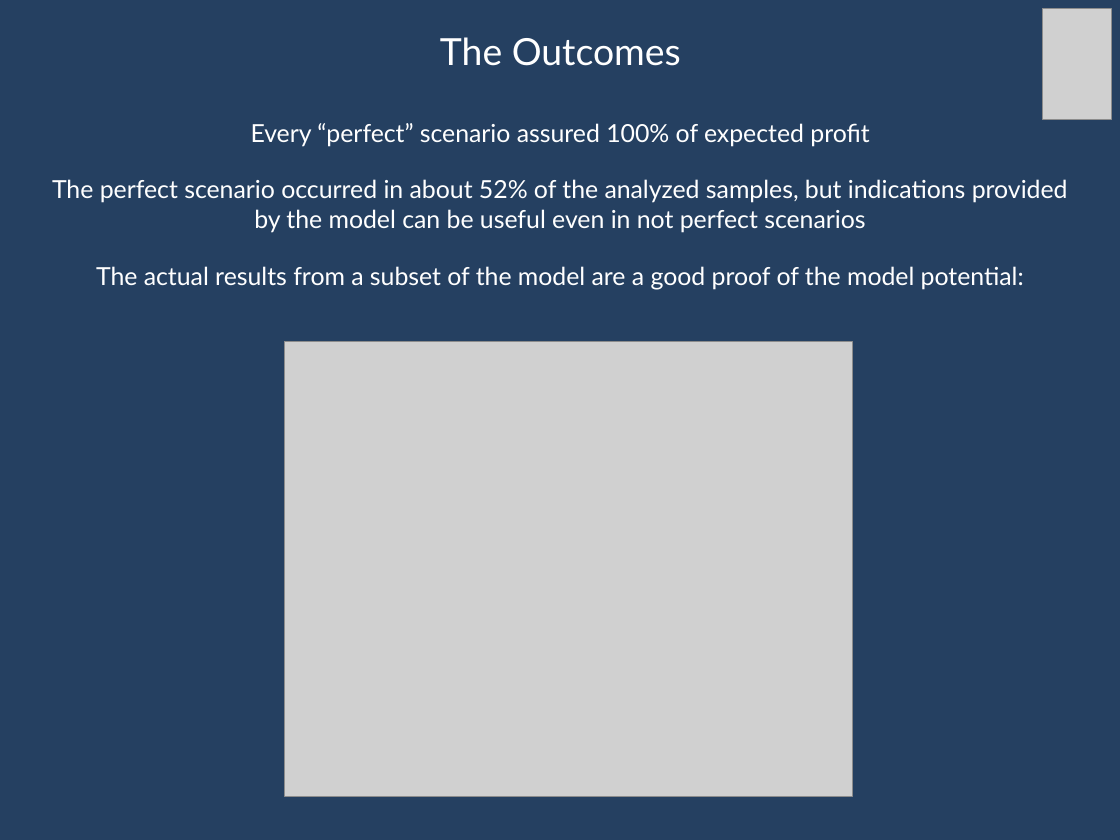
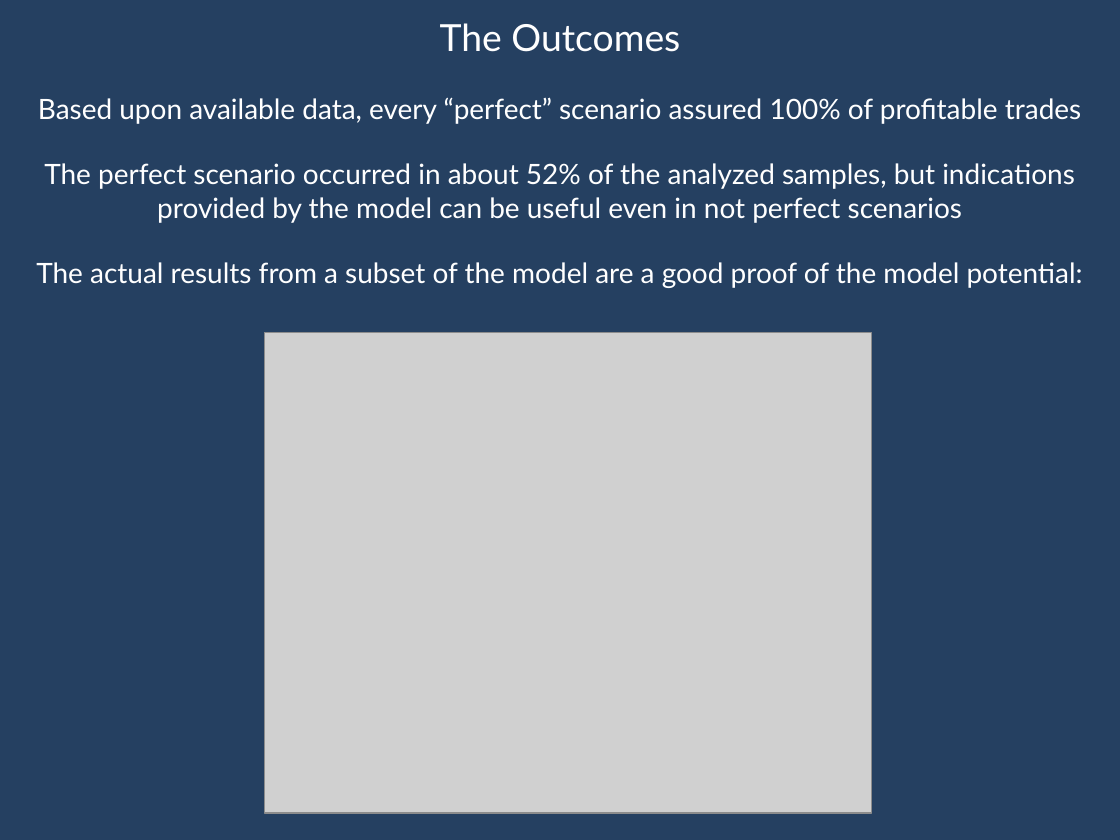
Before and after one commit to marcolunardi/metis, a slide deck: slide 8 of final_project/Metis Kojak.pptx. Drawn at 1120x840 pixels with LibreOffice and Linux fonts; fonts in the diff are those of the drawing; grey boxes stand for pictures. Boxes give left, top, right and bottom in pixels: in the first picture for what was removed or moved away, otherwise in the second. Text is boxed around its words. In the diff, an @@ line names an element or a change of style, - is before the commit and + after.

```diff
--- a/final_project/Metis Kojak.pptx
+++ b/final_project/Metis Kojak.pptx
@@ text "The Outcomes": place and size @@
-text "The Outcomes" at (52, 37, 1068, 290)
+text "The Outcomes" at (36, 23, 1083, 288)
@@ picture removed at (1043, 9, 1111, 120) @@
@@ text at (38, 97, 1081, 124): text changed; size 16 to 18 pt @@
-Every “perfect” scenario assured 100% of expected profit
+Based upon available data, every “perfect” scenario assured 100% of profitable trades
@@ text at (36, 163, 1083, 288): size 16 to 18 pt in "The perfect scenario occurred in about 52% ...", "The actual results from a subset of ..." @@
@@ picture: place and size @@
-picture at (284, 342, 852, 796)
+picture at (264, 333, 871, 813)
```
Also in this commit, not shown: 8 other slides changed, 4 other files.
